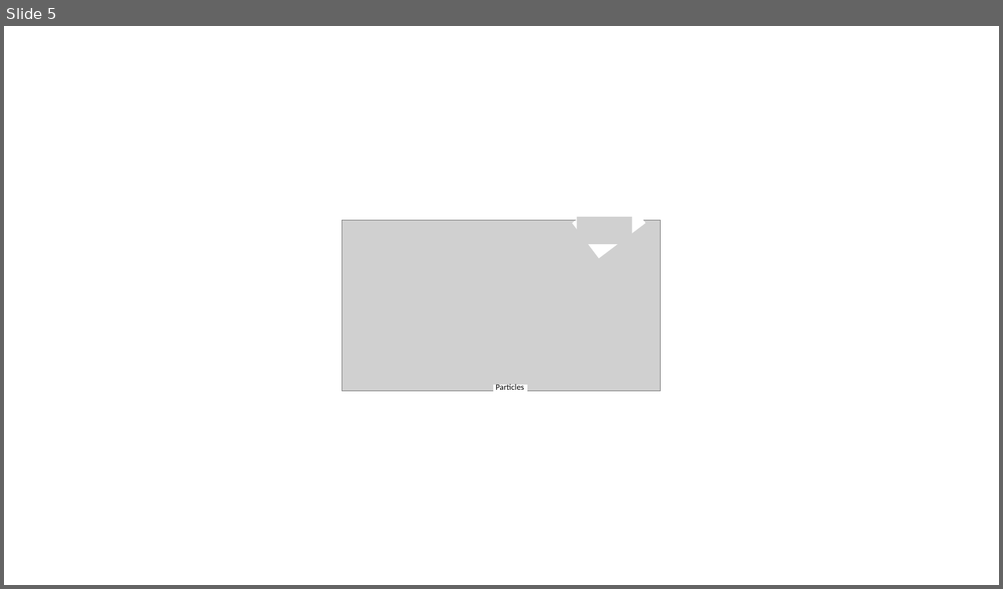
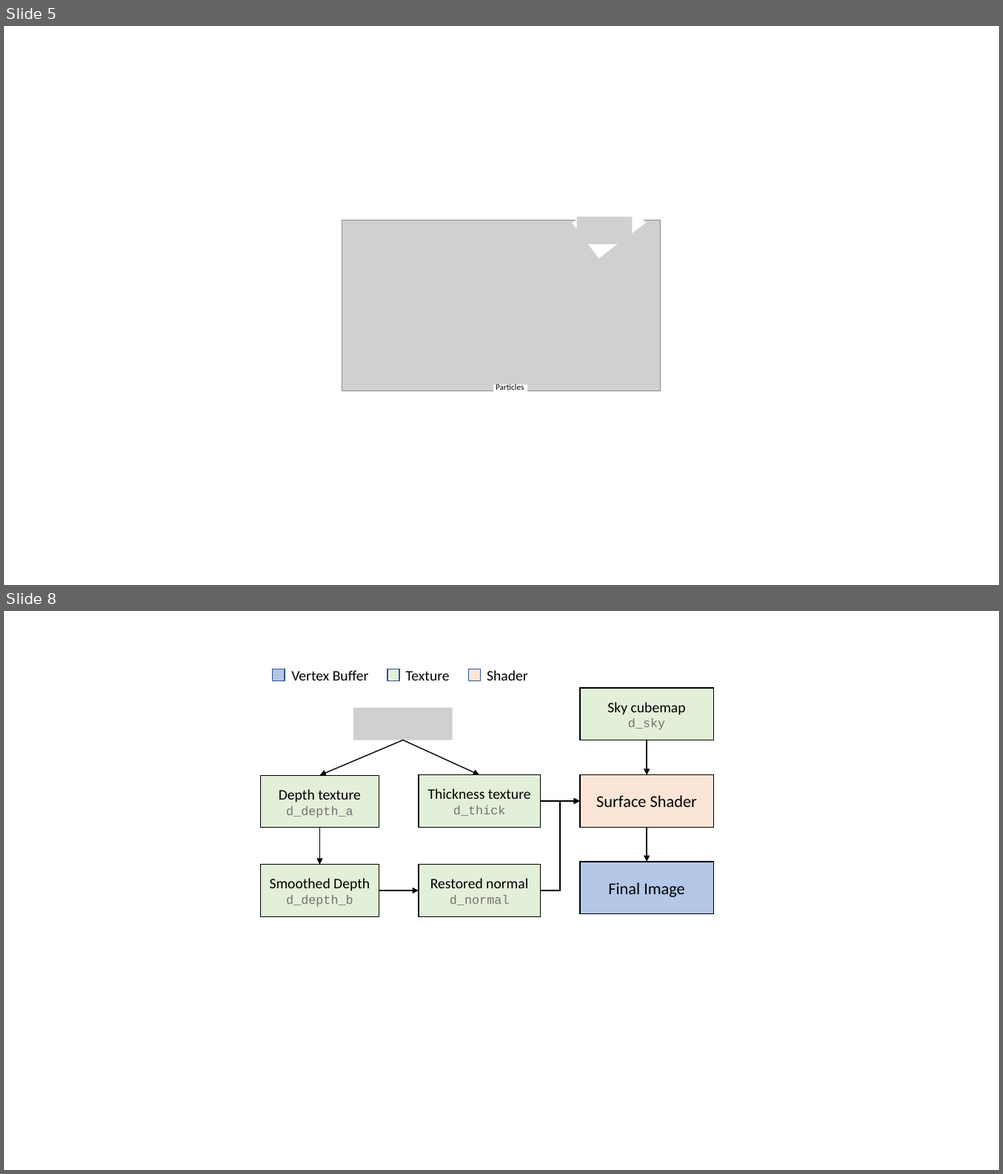
Before and after one commit to naeioi/PBF-CUDA, a slide deck: paper/figures.pptx. Shown one above the other, each under a label of ours: slide 5 before the commit, slides 5 and 8 after it; the slides between them are not shown. The pictures are 1003x589 and 1003x1174 pixels, drawn with LibreOffice and Linux fonts; fonts in the diff are those of the drawing; grey boxes stand for pictures. Boxes give left, top, right and bottom in pixels: in the first picture for what was removed or moved away, otherwise in the second. Text is boxed around its words. In the diff, an @@ line names an element or a change of style, - is before the commit and + after.

Commit message:
Update thesis on normal restore.

```diff
--- a/paper/figures.pptx
+++ b/paper/figures.pptx
@@ slide 8 added at (4,611,999,1170), background #FFFFFF @@
@@ rectangle added at (273,669,284,681), fill #B4C7E7, outline #325491 1 pt @@
@@ text added at (291,670,369,681), 14 pt, text #000000 @@
+Vertex Buffer
@@ rectangle added at (387,669,399,681), fill #E2F0D9, outline #325491 1 pt @@
@@ text added at (406,671,449,681), 14 pt, text #000000 @@
+Texture
@@ rectangle added at (469,669,481,681), fill #FBE5D6, outline #325491 1 pt @@
@@ text added at (486,670,528,681), 14 pt, text #000000 @@
+Shader
@@ rectangle added at (580,688,714,740), fill #E2F0D9, outline #000000 1 pt, 14 pt, text #000000 @@
+Sky cubemap
+d_sky
@@ picture added at (353,708,452,741) @@
@@ arrow added from (403, 740) to (319, 775), #000000 1 pt @@
@@ arrow added from (403, 740) to (479, 775), #000000 1 pt @@
@@ arrow added from (646, 740) to (646, 775), #000000 1 pt @@
@@ rectangle added at (261,775,379,827), fill #E2F0D9, outline #000000 1 pt, 14 pt, text #000000 @@
+Depth texture
+d_depth_a
@@ rectangle added at (419,775,540,827), fill #E2F0D9, outline #000000 1 pt, 14 pt, text #000000 @@
+Thickness texture
+d_thick
@@ rectangle added at (580,775,714,827), fill #FBE5D6, outline #000000 1 pt, 16 pt, text #000000 @@
+Surface Shader
@@ arrow added from (540, 801) to (580, 801), #000000 1 pt @@
@@ elbow arrow added from (540, 891) to (580, 801), #000000 1 pt @@
@@ arrow added from (319, 828) to (319, 865), #000000 1 pt @@
@@ arrow added from (646, 827) to (646, 862), #000000 1 pt @@
@@ rectangle added at (261,865,379,917), fill #E2F0D9, outline #000000 1 pt, 14 pt, text #000000 @@
+Smoothed Depth
+d_depth_b
@@ rectangle added at (419,865,540,917), fill #E2F0D9, outline #000000 1 pt, 14 pt, text #000000 @@
+Restored normal
+d_normal
@@ rectangle added at (580,862,714,914), fill #B4C7E7, outline #000000 1 pt, 16 pt, text #000000 @@
+Final Image
@@ arrow added from (379, 891) to (419, 891), #000000 1 pt @@
```
Also in this commit, not shown: 1 slide changed, 2 other slides added, 10 other files.
